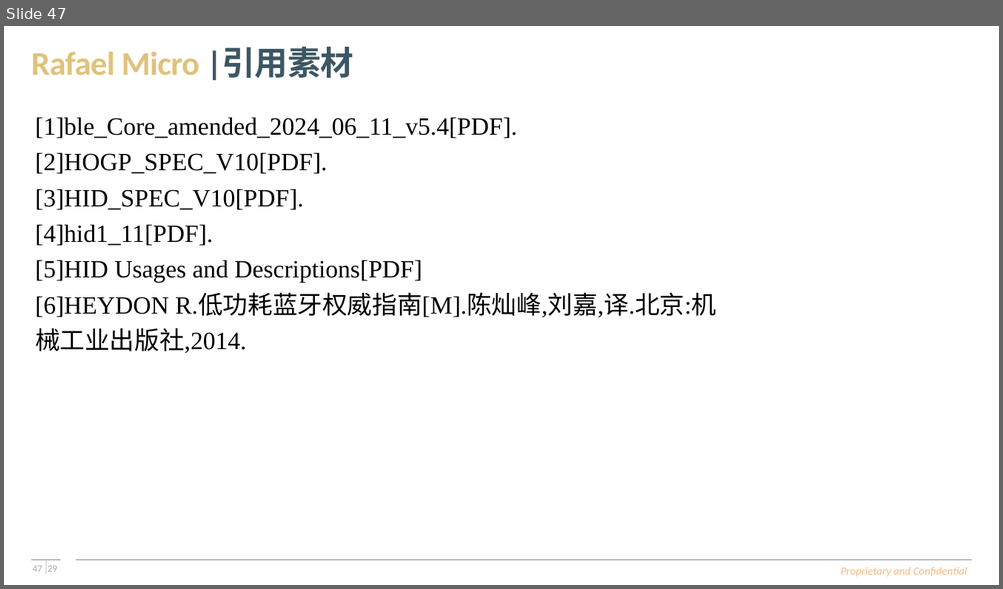
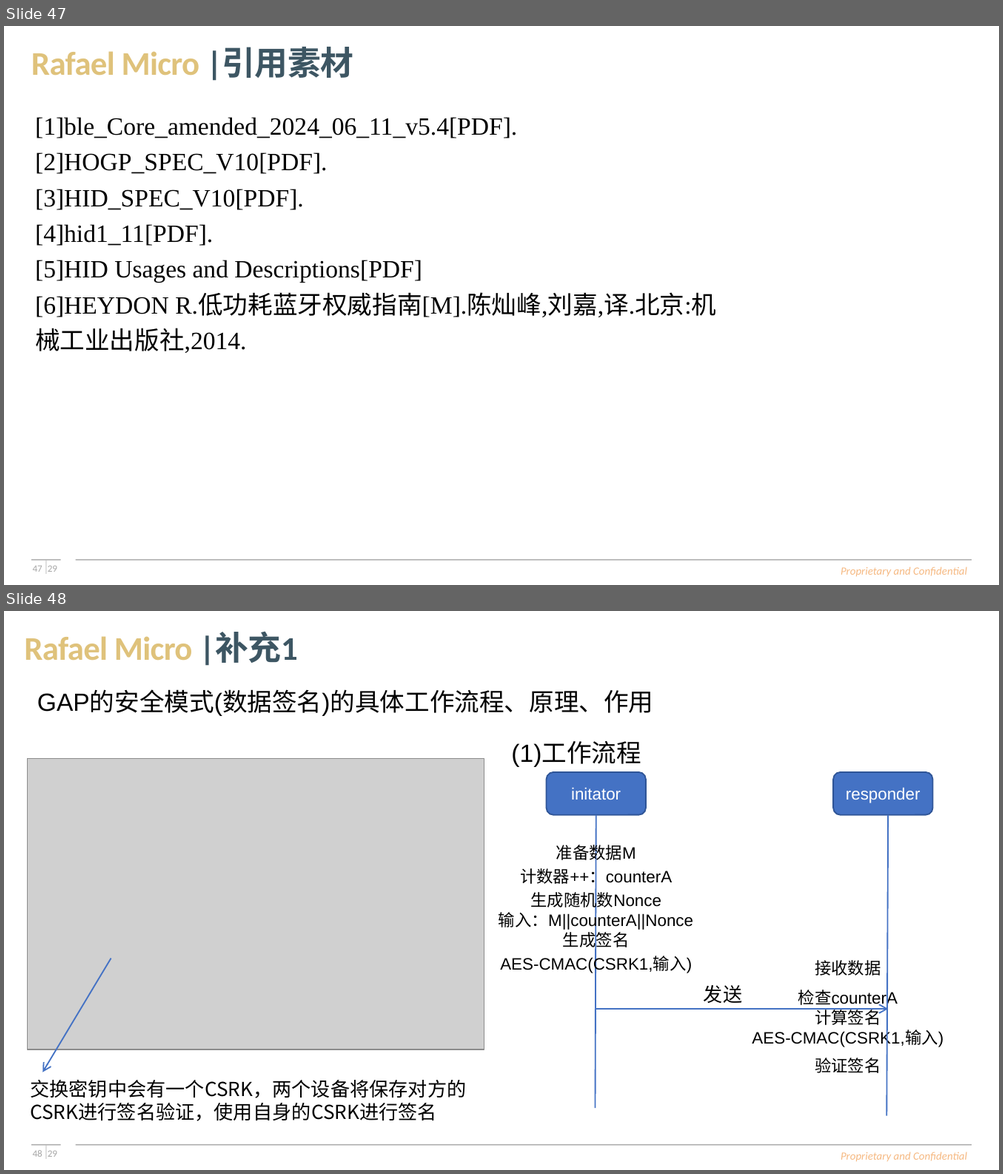
Before and after one commit to SimonLee584/rt58x_alpha_training_maindev, a slide deck: Meeting_Doc/Part-II_Ble_Spec/BLE学习报告(许浩彬).pptx. Shown one above the other, each under a label of ours: slide 47 before the commit, slides 47 and 48 after it. The pictures are 1003x589 and 1003x1174 pixels, drawn with LibreOffice and Linux fonts; fonts in the diff are those of the drawing; grey boxes stand for pictures; background and template pictures are left out. Boxes give left, top, right and bottom in pixels: in the first picture for what was removed or moved away, otherwise in the second. Text is boxed around its words. In the diff, an @@ line names an element or a change of style, - is before the commit and + after.

```diff
--- a/Meeting_Doc/Part-II_Ble_Spec/BLE学习报告(许浩彬).pptx
+++ b/Meeting_Doc/Part-II_Ble_Spec/BLE学习报告(许浩彬).pptx
@@ slide 48 added at [4,611,999,1170], background #FFFFFF; not listed: 8 template elements that a slide beside it also shows @@
@@ text added at [24,632,298,666], 24 pt, text #DFC27B, bold @@
+Rafael Micro |补充1
@@ text added at [37,691,653,715], 18 pt, text #000000 @@
+GAP的安全模式(数据签名)的具体工作流程、原理、作用
@@ picture added at [28,758,484,1050] @@
@@ group added at [498,742,932,1116]: 3 texts, 2 rounded rectangles, 2 lines, 1 arrow @@
+(1)工作流程
+initator
+responder
+发送
+准备数据M
+计数器++：counterA
+生成随机数Nonce
+输入：M||counterA||Nonce
+生成签名
+AES-CMAC(CSRK1,输入)
@@ arrow added from (111, 958) to (42, 1073), #4472C4 1 pt @@
@@ text added at [751,960,943,1073], 12 pt, text #000000 @@
+接收数据
+检查counterA
+计算签名
+AES-CMAC(CSRK1,输入)
+验证签名
@@ text added at [30,1080,466,1122], 14 pt, text #000000 @@
+交换密钥中会有一个CSRK，两个设备将保存对方的CSRK进行签名验证，使用自身的CSRK进行签名
```
Also in this commit, not shown: 5 slides changed, 4 other slides added.
